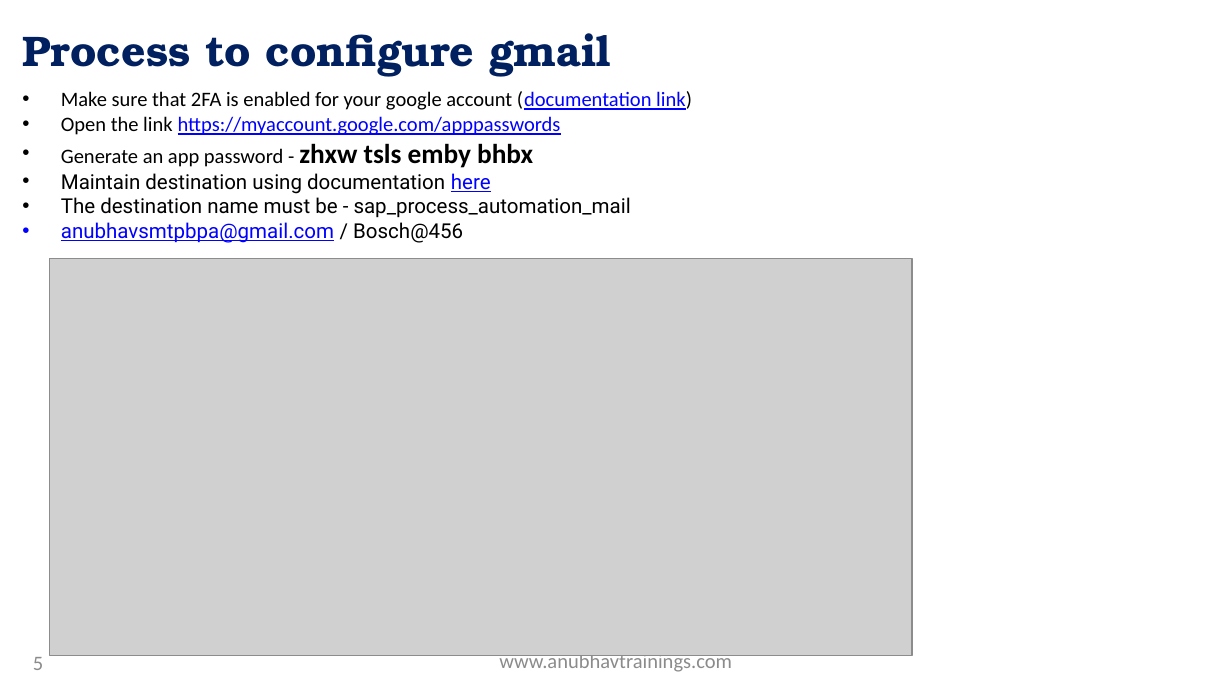
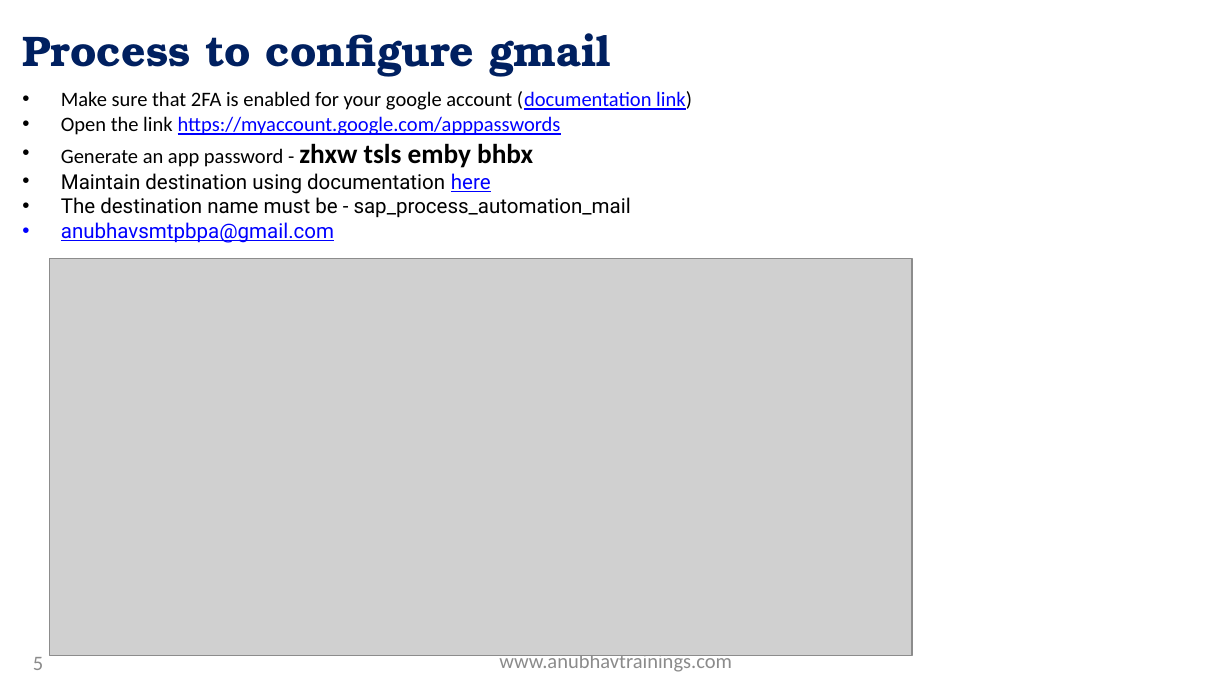
Before and after one commit to soyuztechnologies/SAP_Build_End_to_End, a slide deck: slide 5 of Day 4/SAP Build Training Day 4.pptx. Drawn at 1232x693 pixels with LibreOffice and Linux fonts; fonts in the diff are those of the drawing; grey boxes stand for pictures; background and template pictures are left out. Boxes give left, top, right and bottom in pixels: in the first picture for what was removed or moved away, otherwise in the second. Text is boxed around its words. In the diff, an @@ line names an element or a change of style, - is before the commit and + after.

Commit message:
Auto bot updater Datasphere Course

```diff
--- a/Day 4/SAP Build Training Day 4.pptx
+++ b/Day 4/SAP Build Training Day 4.pptx
@@ text at <box>61,222,334,243</box>: text changed @@
-• anubhavsmtpbpa@gmail.com / Bosch@456
+• anubhavsmtpbpa@gmail.com
```
